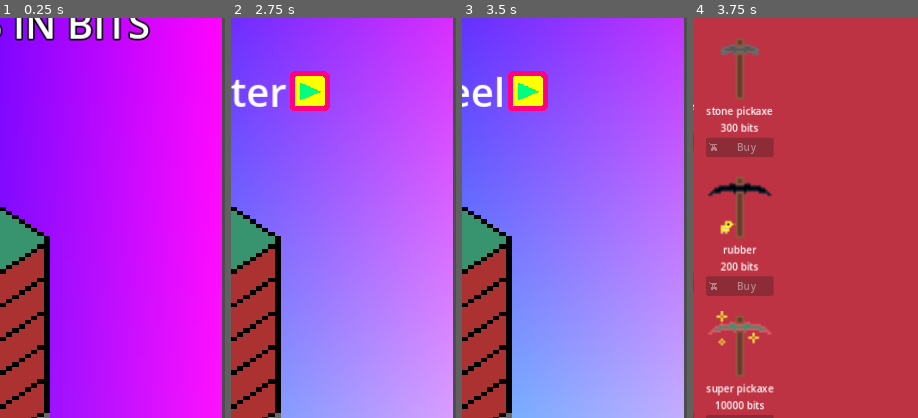
Above: before the commit, frames 1-4 (left to right).
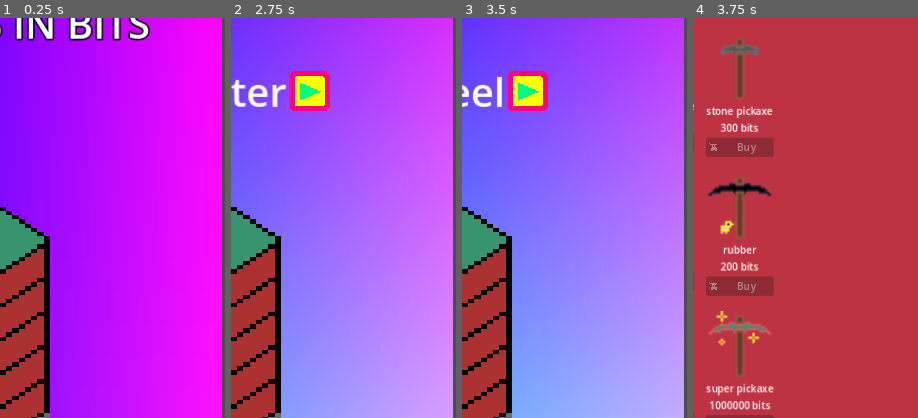
Above: after the commit, the same moments.

Repository: tfcb93/block-in-bits
Game: Godot game, scene res://Scenes/game.tscn
Same seed, same stepped clock (60 frames per second), same inputs: the game is played once before the commit and once after it.
Inputs (mouse positions are % of the whole screen's width and height, from its top left):
- Up to frame 1 (0.25 s): no input
- Up to frame 2 (2.75 s): move the mouse to (72, 45) at 0.52 s; click (72, 45) at 0.67 s; click (69, 29) at 1.25 s; click (65, 29) at 2 s
- Up to frame 3 (3.5 s): click (32, 29) at 2.75 s
- Up to frame 4 (3.75 s): click "SHOP" at 3.5 s
The pictures show only the part of the screen within x 50-100%, y 20-70%; the shares and areas given below are measured in that part.

Frames 1-3 are identical in both runs. In frame 4, 0.3% of the frame differs, in the area x 7-35%, y 95-98%.

Commit message:
adds the new table of blocks information; Starts building the algorhythms for the block generation

Diff:
--- a/Scripts/block_pile.gd
+++ b/Scripts/block_pile.gd
@@ -90,7 +90,26 @@
 	total_blocks_generated = len(pile_types);
 
 func generate_new_block_level_1() -> void:
-	generate_random_starter_block();
+	var last_pile_block = pile_types[len(pile.get_children()) - 2];
+
+	match last_pile_block:
+		"metal":
+			insert_new_block_in_pile_types(["stone", "metal", "silver", "gold", "copper"]);
+		"stone":
+			insert_new_block_in_pile_types(["stone", "metal", "coal"]);
+		"coal":
+			insert_new_block_in_pile_types(["stone", "coal"]);
+		"silver":
+			insert_new_block_in_pile_types(["metal", "silver", "gold", "copper"]);
+		"gold":
+			insert_new_block_in_pile_types(["silver", "gold", "quartz"]);
+		"copper":
+			insert_new_block_in_pile_types(["metal", "silver", "copper"]);
+		"quartz":
+			insert_new_block_in_pile_types(["quartz", "silver", "gold"]);
+		_:
+			generate_random_starter_block();
+
 func generate_new_block_level_2() -> void:
 	pass
 func generate_new_block_random_1() -> void:
@@ -100,9 +119,11 @@
 
 func generate_random_starter_block() -> void:
 	var all_blocks = Globals.block_type_pickaxe_damages.keys();
-	var type = randi() % len(all_blocks) - 1;
-	print(type);
-	pile_types.push_back(all_blocks[type]);
+	insert_new_block_in_pile_types(all_blocks);
+
+func insert_new_block_in_pile_types(types:Array[String]) -> void:
+	var new_type = randi() % len(types) - 1;
+	pile_types.push_back(types[new_type]);
 	++total_blocks_generated;
 
 #func load_block_sounds() -> void:
--- /dev/null
+++ b/Scripts/blocks_and_pickaxes.gd
@@ -0,0 +1,167 @@
+extends Node;
+
+# Information about the block.
+# point_status is the status against a pickaxe. It's an array of 3 numbers, those are, in order
+# damage caused to the block, damage caused to the pickaxe, points given for it.
+# Each of those are applicable by tap.
+# "MAX" means that a tap will destroy the pickaxe/item.
+
+# for now, all blocks has 100 of life
+var blocks_info = {
+	"earth" = {
+		"id" = 0,
+		"wettable" = false,
+		"point_status" = {
+			"shovel" = [100, 10, 30], "stone" = [30, 3, 5], "water" = [0, "MAX", 0], "steel" = [30, 3, 5], "blower" = [0, 0, 0], "drill" = [40, 2, 2], "hammer" = [20, 3, 5], "rubber" = [1, 5, 0], "scissors" = [1, 5, 0], "screw" = [1, 5, 0], "silk" = [100, "MAX", 100], "super" = [100, 1, 100]
+		}
+	},
+	"sand" = {
+		"id" = 1,
+		"wettable" = false,
+		"point_status" = {
+			"shovel" = [100, 10, 30], "stone" = [30, 3, 5], "water" = [0, "MAX", 0], "steel" = [30, 3, 5], "blower" = [0, 0, 0], "drill" = [40, 2, 2], "hammer" = [20, 3, 5], "rubber" = [1, 5, 0], "scissors" = [1, 5, 0], "screw" = [1, 5, 0], "silk" = [100, "MAX", 100], "super" = [100, 1, 100]
+		}
+	},
+	"stone" = {
+		"id" = 2,
+		"wettable" = false,
+		"point_status" = {
+			"shovel" = [0, 30, 0], "stone" = [10, 10, 5], "water" = [0, "MAX", 0], "steel" = [30, 5, 10], "blower" = [0, 0, 0], "drill" = [50, 5, 10], "hammer" = [10, 5, 2], "rubber" = [0, 5, 0], "scissors" = [1, "MAX", 0], "screw" = [1, "MAX", 0], "silk" = [100, "MAX", 100], "super" = [100, 1, 100]
+		}
+	},
+	"coal" = {
+		"id" = 3,
+		"wettable" = false,
+		"point_status" = {
+			"shovel" = [0, 30, 0], "stone" = [10, 8, 8], "water" = [0, "MAX", 0], "steel" = [40, 3, 12], "blower" = [0, 0, 0], "drill" = [60, 3, 12], "hammer" = [10, 5, 2], "rubber" = [0, 5, 0], "scissors" = [1, "MAX", 0], "screw" = [1, "MAX", 0], "silk" = [100, "MAX", 100], "super" = [100, 1, 100]
+		}
+	},
+	"metal" = {
+		"id" = 4,
+		"wettable" = false,
+		"point_status" = {
+			"shovel" = [0, "MAX", 0], "stone" = [2, 50, 1], "water" = [0, "MAX", 0], "steel" = [20, 20, 5], "blower" = [0, 0 ,0], "drill" = [30, 20, 8], "hammer" = [5, 5, 1], "rubber" = [0, 5, 0], "scissors" = [1, 10, 1], "screw" = [1, 10, 1], "silk" = [100, "MAX", 100], "super" = [100, 1, 100]
+		}
+	},
+	"gold" = {
+		"id" = 10,
+		"wettable" = false,
+		"point_status" = {
+			"shovel" = [0, "MAX", 0], "stone" = [2, 50, 10], "water" = [0, "MAX", 0], "steel" = [20, 20, 50], "blower" = [0, 0 ,0], "drill" = [30, 20, 80], "hammer" = [5, 5, 10], "rubber" = [0, 5, 0], "scissors" = [1, 10, 10], "screw" = [1, 10, 10], "silk" = [100, "MAX", 1000], "super" = [100, 1, 1000]
+		}
+	},
+	"silver" = {
+		"id" = 15,
+		"wettable" = false,
+		"point_status" = {
+			"shovel" = [0, "MAX", 0], "stone" = [2, 50, 5], "water" = [0, "MAX", 0], "steel" = [20, 20, 25], "blower" = [0, 0 ,0], "drill" = [30, 20, 40], "hammer" = [5, 5, 5], "rubber" = [0, 5, 0], "scissors" = [1, 10, 5], "screw" = [1, 10, 5], "silk" = [100, "MAX", 500], "super" = [100, 1, 500]
+		}
+	},
+	"copper" = {
+		"id" = 6,
+		"wettable" = false,
+		"point_status" = {
+			"shovel" = [0, "MAX", 0], "stone" = [2, 50, 3], "water" = [0, "MAX", 0], "steel" = [20, 20, 15], "blower" = [0, 0 ,0], "drill" = [30, 20, 24], "hammer" = [5, 5, 3], "rubber" = [0, 5, 0], "scissors" = [1, 10, 3], "screw" = [1, 10, 3], "silk" = [100, "MAX", 300], "super" = [100, 1, 300]
+		}
+	},
+	"quartz" = {
+		"id" = 13,
+		"wettable" = false,
+		"point_status" = {
+			"shovel" = [0, "MAX", 0], "stone" = [5, 10, 5], "water" = [0, "MAX", 0], "steel" = [20, 10, 5], "blower" = [0, 0, 0], "drill" = [30, 5, 5], "hammer" = [5, 10, 5], "rubber" = [1, 2, 0], "scissors" = [1, 50, 1], "screw" = [1, 50, 1], "silk" = [100, "MAX", 100], "super" = [100, 1, 100]
+		}
+	},
+	"emerald" = {
+		"id" = 19,
+		"wettable" = false,
+		"point_status" = {
+			"shovel" = [0, "MAX", 0], "stone" = [5, 20, 10], "water" = [0, "MAX", 0], "steel" = [20, 10, 10], "blower" = [0, 0, 0], "drill" = [30, 5, 15], "hammer" = [5, 10, 10], "rubber" = [1, 2, 0], "scissors" = [1, 50, 1], "screw" = [1, 50, 1], "silk" = [100, "MAX", 100], "super" = [100, 1, 100]
+		}
+	},
+	"ruby" = {
+		"id" = 18,
+		"wettable" = false,
+		"point_status" = {
+			"shovel" = [0, "MAX", 0], "stone" = [5, 30, 15], "water" = [0, "MAX", 0], "steel" = [20, 10, 15], "blower" = [0, 0, 0], "drill" = [30, 5, 20], "hammer" = [5, 10, 15], "rubber" = [1, 2, 0], "scissors" = [1, 50, 1], "screw" = [1, 50, 1], "silk" = [100, "MAX", 100], "super" = [100, 1, 100]
+		}
+	},
+	"sapphire" = {
+		"id" = 14,
+		"wettable" = false,
+		"point_status" = {
+			"shovel" = [0, "MAX", 0], "stone" = [5, 50, 30], "water" = [0, "MAX", 0], "steel" = [20, 10, 30], "blower" = [0, 0, 0], "drill" = [30, 5, 30], "hammer" = [5, 10, 20], "rubber" = [1, 2, 0], "scissors" = [1, 50, 1], "screw" = [1, 50, 1], "silk" = [100, "MAX", 100], "super" = [100, 1, 100]
+		}
+	},
+	"diamond" = {
+		"id" = 7,
+		"wettable" = false,
+		"point_status" = {
+			"shovel" = [0, "MAX", 0], "stone" = [0, "MAX", 0], "water" = [0, "MAX", 0], "steel" = [1, "MAX", 1], "blower" = [0, "MAX", 0], "drill" = [0, "MAX", 0], "hammer" = [0, "MAX", 0], "rubber" = [0, "MAX", 0], "scissors" = [0, "MAX", 0], "screw" = [0, "MAX", 0], "silk" = [100, "MAX", 100], "super" = [100, 1, 100]
+		}
+	},
+	"concrete" = {
+		"id" = 5,
+		"wettable" = false,
+		"point_status" = {
+			"shovel" = [0, 10, 0], "stone" = [2, 10, 1], "water" = [0, "MAX", 0], "steel" = [10, 5, 5], "blower" = [0, 0, 0], "drill" = [20, 5, 5], "hammer" = [1, 3, 1], "rubber" = [0, 2, 0], "scissors" = [0, "MAX", 0], "screw" = [0, "MAX", 0], "silk" = [100, "MAX", 100], "super" = [100, 1, 100]
+		}
+	},
+	"dust" = {
+		"id" = 8,
+		"wettable" = false,
+		"point_status" = {
+			"shovel" = [0, 0, 0], "stone" = [0, 0, 0], "water" = [0, "MAX", 0], "steel" = [0, 0, 0], "blower" = [100, 10, 50], "drill" = [0, 0, 0], "hammer" = [0, 0, 0], "rubber" = [0, 0, 0], "scissors" = [0, 0, 0], "screw" = [0, 0, 0], "silk" = [0, 0, 0], "super" = [100, 1, 100]
+		}
+	},
+	"electrical" = {
+		"id" = 9,
+		"wettable" = false,
+		"point_status" = {
+			"shovel" = [0, "MAX", 0], "stone" = [0, "MAX", 0], "water" = [0, "MAX", 0], "steel" = [0, "MAX", 0], "blower" = [0, 0, 0], "drill" = [0, "MAX", 0], "hammer" = [0, "MAX", 0], "rubber" = [10, 5, 10], "scissors" = [0, "MAX", 0], "screw" = [0, "MAX", 0], "silk" = [100, "MAX", 100], "super" = [100, 1, 100]
+		}
+	},
+	"mechanical" = {
+		"id" = 11,
+		"wettable" = false,
+		"point_status" = {
+			"shovel" = [0, "MAX", 0], "stone" = [0, "MAX", 0], "water" = [0, "MAX", 0], "steel" = [0, "MAX", 0], "blower" = [0, 0, 0], "drill" = [0, "MAX", 0], "hammer" = [0, "MAX", 0], "rubber" = [0, "MAX", 0], "scissors" = [0, "MAX", 0], "screw" = [10, 5, 10], "silk" = [100, "MAX", 100], "super" = [100, 1, 100]
+		}
+	},
+	"plastic" = {
+		"id" = 12,
+		"wettable" = false,
+		"point_status" = {
+			"shovel" = [0, 10, 0], "stone" = [5, 2, 1], "water" = [0, "MAX", 0], "steel" = [10, 1, 1], "blower" = [0, 0, 0], "drill" = [30, 5, 5], "hammer" = [1, 1, 1], "rubber" = [0, 1, 0], "scissors" = [10, 3, 15], "screw" = [0, 5, 1], "silk" = [100, "MAX", 100], "super" = [100, 1, 100]
+		}
+	},
+	"lava" = {
+		"id" = 16,
+		"wettable" = true,
+		"change_to" = "stone",
+		"point_status" = {
+			"shovel" = [0,"MAX",0], "stone" = [0,"MAX",0], "water" = [100,"MAX",100], "steel" = [0,"MAX",0], "blower" = [0,"MAX",0], "drill" = [0,"MAX",0], "hammer" = [0,"MAX",0], "rubber" = [0,"MAX",0], "scissors" = [0,"MAX",0], "screw" = [0,"MAX",0], "silk" = [0,"MAX",0], "super" = [0,"MAX",0]
+		}
+	},
+	"dark_matter" = {
+		"id" = 17,
+		"wettable" = false,
+		"point_status" = {
+			"shovel" = [1,"MAX",1], "stone" = [1,"MAX",1], "water" = [1,"MAX",1], "steel" = [1,"MAX",10], "blower" = [1,"MAX",10], "drill" = [1,"MAX",10], "hammer" = [1,"MAX",10], "rubber" = [1,"MAX",10], "scissors" = [1,"MAX",10], "screw" = [1,"MAX",10], "silk" = [1,"MAX",10], "super" = [1,"MAX",100]
+		}
+	},
+}
+
+var pickaxe_information = {
+	"shovel" = {"id"= "shovel", "name" = "shovel", "image_name" = "shovel", "price" = 100, "life_at_start" = 100},
+	"water" = {"id"= "water", "name" = "water bucket", "image_name" = "water", "price" = 100, "life_at_start" = 1},
+	"steel" = {"id"= "steel", "name" = "steel pickaxe", "image_name" = "steel", "price" = 1000, "life_at_start" = 500},
+	"stone" = {"id"= "stone", "name" = "stone pickaxe", "image_name" = "stone", "price" = 300, "life_at_start" = 100},
+	"blower" = {"id"= "blower", "name" = "air blower", "image_name" = "air-blower", "price" = 150, "life_at_start" = 50},
+	"drill" = {"id"= "drill", "name" = "drill", "image_name" = "drill", "price" = 600, "life_at_start" = 300},
+	"hammer" = {"id"= "hammer", "name" = "hammer", "image_name" = "hammer", "price" = 200, "life_at_start" = 10},
+	"rubber" = {"id"= "rubber", "name" = "rubber", "image_name" = "rubber-pickaxe", "price" = 200, "life_at_start" = 60},
+	"scissors" = {"id"= "scissors", "name" = "scissors", "image_name" = "scissors", "price" = 100, "life_at_start" = 10},
+	"screw" = {"id"= "screw", "name" = "screw driver", "image_name" = "screw-driver", "price" = 100, "life_at_start" = 20},
+	"silk" = {"id"= "silk", "name" = "silk pickaxe", "image_name" = "silk-pickaxe", "price" = 500, "life_at_start" = 10},
+	"super" = {"id"= "super", "name" = "super pickaxe", "image_name" = "super-pickaxe", "price" = 1000000, "life_at_start" = 10},
+}
--- a/Scripts/game.gd
+++ b/Scripts/game.gd
@@ -35,12 +35,12 @@
 
 # Do the calculations with the actual block and the actual pickaxe
 func block_tap_action() -> void:
-	var pickaxe_damage = Globals.pickaxe_type_damages[pickaxe_bag.actual_pickaxe_name][Globals.actual_block_type];
-	var block_damage = Globals.block_type_pickaxe_damages[Globals.actual_block_type][pickaxe_bag.actual_pickaxe_name];
-	var block_points = Globals.block_type_pickaxe_points[Globals.actual_block_type][pickaxe_bag.actual_pickaxe_name];
-	block_pile.set_actual_block_damage(pickaxe_damage);
-	pickaxe_bag.set_actual_pickaxe_damage(block_damage);
-	Globals.actual_block_points += block_points;
+	var data = BAP.blocks_info[Globals.actual_block_type].point_status[pickaxe_bag.actual_pickaxe_name];
+	var pickaxe_damage = BAP.pickaxe_information[pickaxe_bag.actual_pickaxe_name].life_at_start if typeof(data[1]) == TYPE_STRING and data[1] == "MAX" else data[1];
+
+	block_pile.set_actual_block_damage(data[0]);
+	pickaxe_bag.set_actual_pickaxe_damage(pickaxe_damage);
+	Globals.actual_block_points += data[2];
 
 
 func _on_button_button_down() -> void:
--- a/Scripts/globals.gd
+++ b/Scripts/globals.gd
@@ -13,6 +13,8 @@
 
 var actual_picaxe_type: String;
 var actual_block_type: String;
+
+
 
 # damage a block give to a pickaxe
 var block_type_pickaxe_damages = {
@@ -74,21 +76,6 @@
 	"super" = {"earth" = 30, "sand" = 25, "stone" = 30, "coal" = 40, "metal" = 20, "ruby" = 10, "emerald" = 10, "lava" = 0 …(186 unchanged characters)…
 }
 
-var pickaxe_information = {
-	"shovel" = {"id"= "shovel", "name" = "shovel", "image_name" = "shovel", "price" = 100, "life_at_start" = 100},
-	"water" = {"id"= "water", "name" = "water bucket", "image_name" = "water", "price" = 100, "life_at_start" = 1},
-	"steel" = {"id"= "steel", "name" = "steel pickaxe", "image_name" = "steel", "price" = 1000, "life_at_start" = 500},
-	"stone" = {"id"= "stone", "name" = "stone pickaxe", "image_name" = "stone", "price" = 300, "life_at_start" = 100},
-	"blower" = {"id"= "blower", "name" = "air blower", "image_name" = "air-blower", "price" = 150, "life_at_start" = 50},
-	"drill" = {"id"= "drill", "name" = "drill", "image_name" = "drill", "price" = 600, "life_at_start" = 300},
-	"hammer" = {"id"= "hammer", "name" = "hammer", "image_name" = "hammer", "price" = 200, "life_at_start" = 10},
-	"rubber" = {"id"= "rubber", "name" = "rubber", "image_name" = "rubber-pickaxe", "price" = 200, "life_at_start" = 60},
-	"scissors" = {"id"= "scissors", "name" = "scissors", "image_name" = "scissors", "price" = 100, "life_at_start" = 10},
-	"screw" = {"id"= "screw", "name" = "screw driver", "image_name" = "screw-driver", "price" = 100, "life_at_start" = 20},
-	"silk" = {"id"= "silk", "name" = "silk pickaxe", "image_name" = "silk-pickaxe", "price" = 500, "life_at_start" = 10},
-	"super" = {"id"= "super", "name" = "super pickaxe", "image_name" = "super-pickaxe", "price" = 10000, "life_at_start" = 1000},
-}
-
 var total_player_points:int = 0;
 var actual_block_points: int = 0;
 var next_checkpoint_points: int = 1000;
--- a/Scripts/pickaxe_bag.gd
+++ b/Scripts/pickaxe_bag.gd
@@ -13,7 +13,7 @@
 	var actual_pickaxes := pickaxe_quantities.keys();
 	for pickaxe in actual_pickaxes:
 		change_pickaxe_qtd(1, pickaxe)
-		pickaxe_actual_lives[pickaxe] = Globals.pickaxe_information[pickaxe].life_at_start;
+		pickaxe_actual_lives[pickaxe] = BAP.pickaxe_information[pickaxe].life_at_start;
 	print(pickaxe_actual_lives);
 	set_actual_pickaxe("shovel");
 
--- a/Scripts/shopping.gd
+++ b/Scripts/shopping.gd
@@ -7,8 +7,8 @@
 
 func _ready() -> void:
 	visible = false;
-	for pickaxe in Globals.pickaxe_information:
-		var pickaxe_data = Globals.pickaxe_information[pickaxe];
+	for pickaxe in BAP.pickaxe_information:
+		var pickaxe_data = BAP.pickaxe_information[pickaxe];
 		var new_item := item.instantiate();
 		items.add_child(new_item);
 		new_item.item_id = pickaxe_data.id;
--- a/project.godot
+++ b/project.godot
@@ -19,6 +19,7 @@
 
 Events="*res://Scripts/events.gd"
 Globals="*res://Scripts/globals.gd"
+BAP="*res://Scripts/blocks_and_pickaxes.gd"
 
 [display]
 
